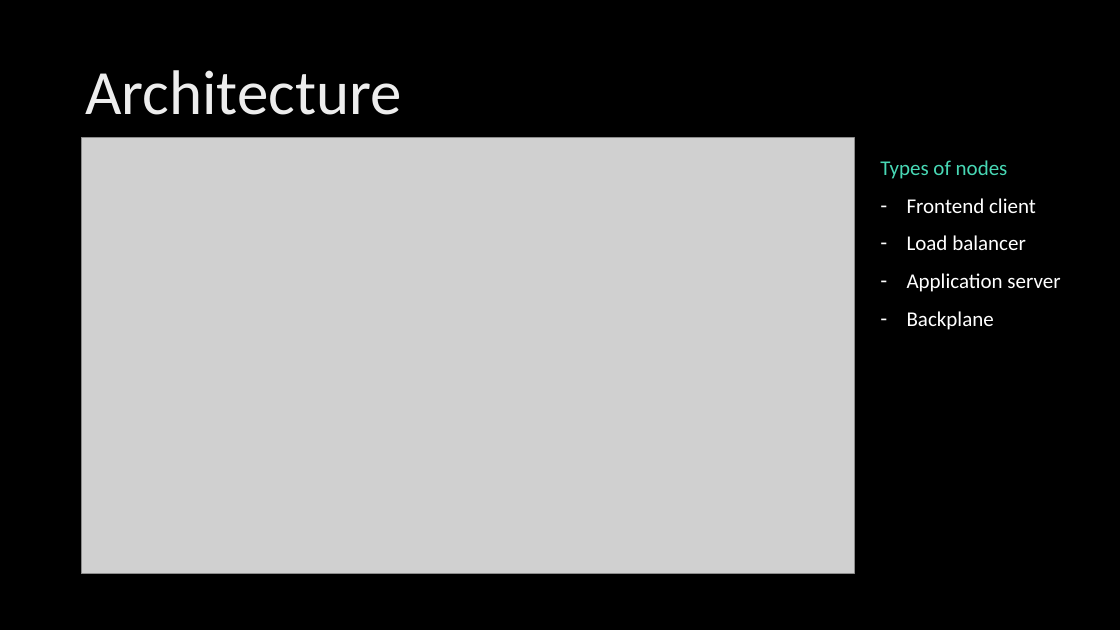
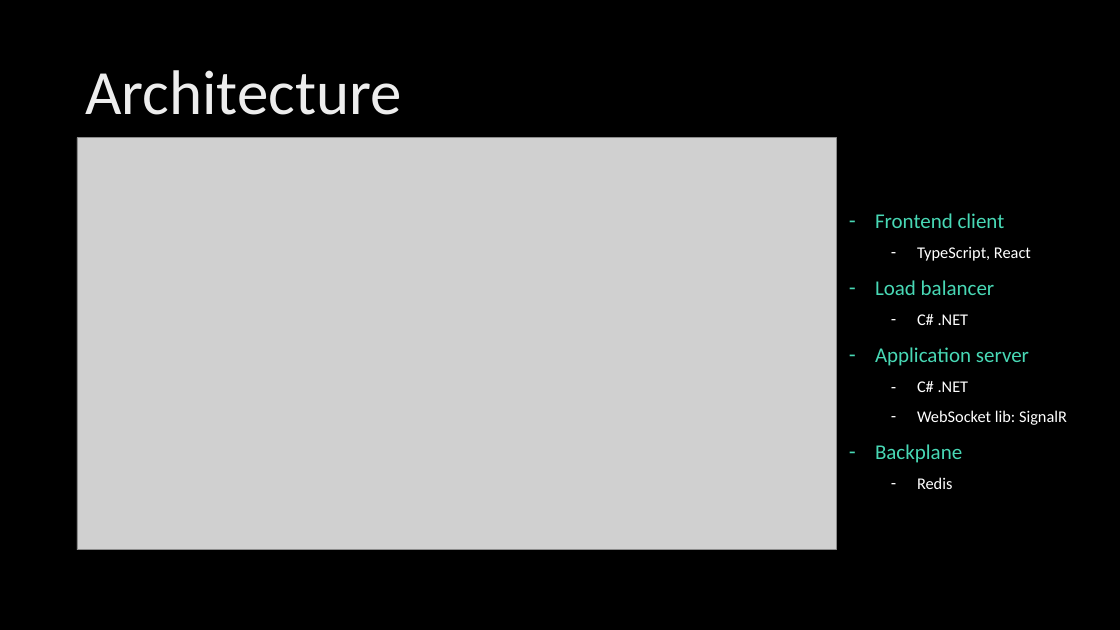
Before and after one commit to VilleKylmamaa/Distributed-Systems-Project, a slide deck: slide 3 of _Documentation/Powerpoint/Distr_Chat_Presentation.pptx. Drawn at 1120x630 pixels with LibreOffice and Linux fonts; fonts in the diff are those of the drawing; grey boxes stand for pictures; background and template pictures are left out. Boxes give left, top, right and bottom in pixels: in the first picture for what was removed or moved away, otherwise in the second. Text is boxed around its words. In the diff, an @@ line names an element or a change of style, - is before the commit and + after.

```diff
--- a/_Documentation/Powerpoint/Distr_Chat_Presentation.pptx
+++ b/_Documentation/Powerpoint/Distr_Chat_Presentation.pptx
@@ picture: place and size @@
-picture at [82,138,854,574]
+picture at [77,138,837,550]
@@ text at [880,160,1008,179]: paragraph removed @@
-Types of nodes
@@ text "Frontend client": place and size @@
-text "Frontend client" at [880,160,1060,330]
+text "Frontend client" at [875,213,1067,489]
@@ text at [875,213,1029,463]: text colour #FFFFFF to #48D8B5 in "Frontend client", "Load balancer", "Application server", "Backplane" @@
@@ text at [917,247,1031,261]: paragraph added @@
+  – TypeScript, React
@@ text at [917,314,969,325]: paragraph added @@
+  – C# .NET
@@ text at [917,381,1067,425]: paragraphs added @@
+  – C# .NET
+  – WebSocket lib: SignalR
@@ text at [917,477,952,489]: paragraph added @@
+  – Redis
```
Also in this commit, not shown: 2 other files.
